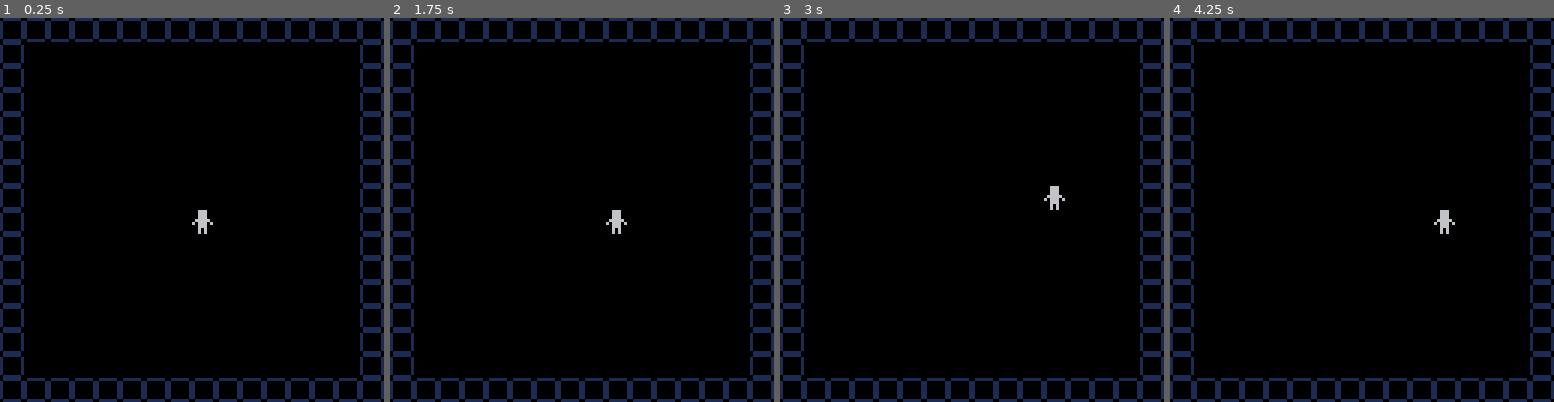
Above: before the commit, frames 1-4 (left to right).
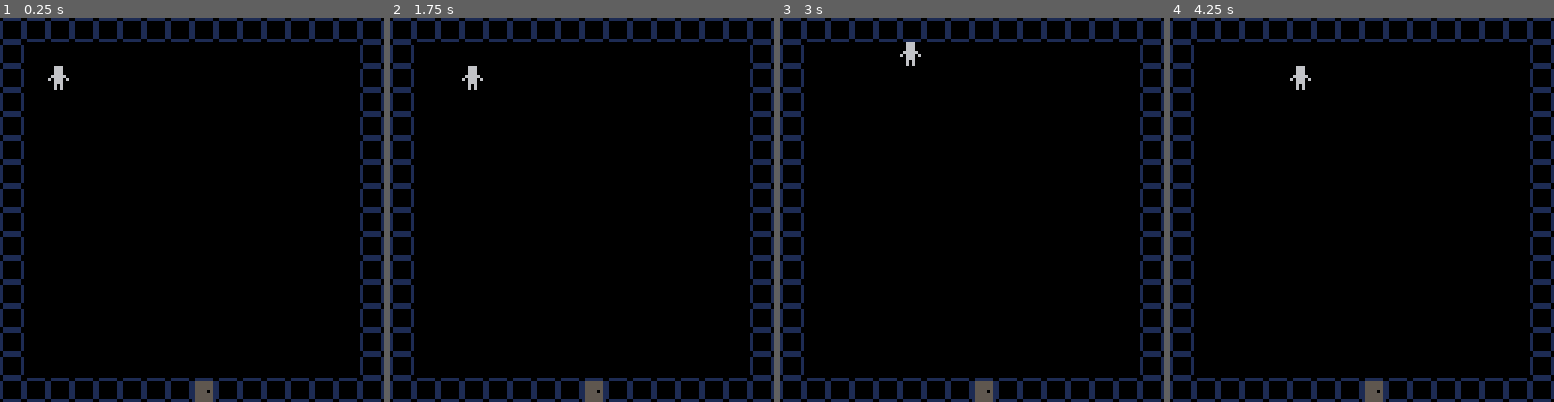
Above: after the commit, the same moments.

Repository: OmniWode/doomscroller
Game: PICO-8 cartridge doomscroller.p8
Same seed, same stepped clock (60 frames per second), same inputs: the game is played once before the commit and once after it.
Inputs:
- Up to frame 1 (0.25 s): no input
- Up to frame 2 (1.75 s): tap X (X key) at 0.33, 1.07 s; hold Right from 1.6 s (still down)
- Up to frame 3 (3 s): tap X (X key) at 1.85, 2.97 s; release Right at 2.1 s; hold Up 2.15-2.42 s; hold Right from 2.47 s (still down)
- Up to frame 4 (4.25 s): release Right at 3.03 s; hold Left 3.08-3.58 s; hold Down 3.63-3.97 s; hold Right from 4.02 s (still down); tap X (X key) at 4.08 s

The runs differ from the first frame. In frame 1, 0.6% of the frame differs, in the area x 12-57%, y 12-100%; in frame 2, 0.6%; in frame 3, 0.6%; in frame 4, 0.6%.

Commit message:
added wall collisions and door

Diff:
--- a/doomscroller.p8
+++ b/doomscroller.p8
@@ -4,21 +4,33 @@
 --doomscroller.p8
 
 function _init()
-	--map_setup()
+	map_setup()
 	make_player()
+
+	game_win=false
+	game_over=false
 end
 
 function _update()
-	--happens 30 times a second
-	handle_input()
+	if (not game_over) then
+		--update_map()
+		move_player()
+		check_win_lose()
+	else
+		if (btnp(5)) extcmd("reset")
+	end
+
 end
 
 function _draw()
-	--also happens 30 times a
-	--second, but after _update()
+
 	cls()
-	map(0,0,0,0,128,64)
-	spr(p.spr, p.x, p.y)
+	if (not game_over) then
+		draw_map()
+		draw_player()
+	else
+		draw_win_lose()
+	end
 
 	--testing ascii art
 	--print(player.ch, player.x, player.y, player.color)
@@ -26,37 +38,100 @@
 
 end
 
-function handle_input()
-	if btnp(0) then
-		p.x -= p.w
-	elseif btnp(1) then
-		p.x += p.w
-	elseif btnp(2) then
-		p.y -= p.h
-	elseif btnp(3) then
-		p.y += p.h
-	end
+-->8
+--map code
+
+function map_setup()
+	timer=0
+
+	wall=0
+	door=1
 end
+
+function draw_map()
+	map(0,0,0,0,128,64)
+end
+
+function is_tile(tile_type,x,y)
+	tile=mget(x,y)
+	has_flag=fget(tile,tile_type)
+	return has_flag
+end
+
+function can_move(x,y)
+	return not is_tile(wall,x,y)
+end
+
+-->8
+--player code
 
 function make_player()
 	p={}
-	p.x=64
-	p.y=64
+	p.x=2
+	p.y=2
 	p.w=8
 	p.h=8
 	p.spr=1
 end
 
+function draw_player()
+	spr(p.spr,p.x*p.w,p.y*p.h)
+end
+
+function move_player()
+	newx=p.x
+	newy=p.y
+
+	if (btnp(0)) newx-=1
+	if (btnp(1)) newx+=1
+	if (btnp(2)) newy-=1
+	if (btnp(3)) newy+=1
+
+	interact(newx, newy)
+
+	if (can_move(newx,newy)) then
+		p.x=mid(0,newx,127)
+		p.y=mid(0,newy,127)
+	else
+		sfx(0)
+	end
+end
+
+function interact(x,y)
+	--add cod for interactive items
+end
+
+-->8
+--win/lose code
+
+function check_win_lose()
+	if (is_tile(door,p.x,p.y)) then
+		game_win=true
+		game_over=true
+	end
+end
+
+function draw_win_lose()
+	if (game_win) then
+		print("★ you win! ★",37,64,7)
+	else
+		print("game over! :(",38,64,7)
+	end
+	print("press ❎ to play again",20,72,5)
+end
 
 __gfx__
-00000000006660000111111000000000000000000000000000000000000000000000000000000000000000000000000000000000000000000000000000000000
-00000000006660001000000100000000000000000000000000000000000000000000000000000000000000000000000000000000000000000000000000000000
-00700700006660001000000100000000000000000000000000000000000000000000000000000000000000000000000000000000000000000000000000000000
-00077000066666001000000100000000000000000000000000000000000000000000000000000000000000000000000000000000000000000000000000000000
-00077000606660601000000100000000000000000000000000000000000000000000000000000000000000000000000000000000000000000000000000000000
-00700700006660001000000100000000000000000000000000000000000000000000000000000000000000000000000000000000000000000000000000000000
-00000000006060001000000100000000000000000000000000000000000000000000000000000000000000000000000000000000000000000000000000000000
-00000000006060000111111000000000000000000000000000000000000000000000000000000000000000000000000000000000000000000000000000000000
+00000000006660000111111001111110000000000000000000000000000000000000000000000000000000000000000000000000000000000000000000000000
+00000000006660001000000115555551000000000000000000000000000000000000000000000000000000000000000000000000000000000000000000000000
+00700700006660001000000115555551000000000000000000000000000000000000000000000000000000000000000000000000000000000000000000000000
+00077000066666001000000115555551000000000000000000000000000000000000000000000000000000000000000000000000000000000000000000000000
+00077000606660601000000115555051000000000000000000000000000000000000000000000000000000000000000000000000000000000000000000000000
+00700700006660001000000115555551000000000000000000000000000000000000000000000000000000000000000000000000000000000000000000000000
+00000000006060001000000115555551000000000000000000000000000000000000000000000000000000000000000000000000000000000000000000000000
+00000000006060000111111015555551000000000000000000000000000000000000000000000000000000000000000000000000000000000000000000000000
+__gff__
+0000010200000000000000000000000000000000000000000000000000000000000000000000000000000000000000000000000000000000000000000000000000000000000000000000000000000000000000000000000000000000000000000000000000000000000000000000000000000000000000000000000000000000
+0000000000000000000000000000000000000000000000000000000000000000000000000000000000000000000000000000000000000000000000000000000000000000000000000000000000000000000000000000000000000000000000000000000000000000000000000000000000000000000000000000000000000000
 __map__
 0202020202020202020202020202020200000000000000000000000000000000000000000000000000000000000000000000000000000000000000000000000000000000000000000000000000000000000000000000000000000000000000000000000000000000000000000000000000000000000000000000000000000000
 0200000000000000000000000000000200000000000000000000000000000000000000000000000000000000000000000000000000000000000000000000000000000000000000000000000000000000000000000000000000000000000000000000000000000000000000000000000000000000000000000000000000000000
@@ -73,4 +148,4 @@
 0200000000000000000000000000000200000000000000000000000000000000000000000000000000000000000000000000000000000000000000000000000000000000000000000000000000000000000000000000000000000000000000000000000000000000000000000000000000000000000000000000000000000000
 0200000000000000000000000000000200000000000000000000000000000000000000000000000000000000000000000000000000000000000000000000000000000000000000000000000000000000000000000000000000000000000000000000000000000000000000000000000000000000000000000000000000000000
 0200000000000000000000000000000200000000000000000000000000000000000000000000000000000000000000000000000000000000000000000000000000000000000000000000000000000000000000000000000000000000000000000000000000000000000000000000000000000000000000000000000000000000
-0202020202020202020202020202020200000000000000000000000000000000000000000000000000000000000000000000000000000000000000000000000000000000000000000000000000000000000000000000000000000000000000000000000000000000000000000000000000000000000000000000000000000000
+0202020202020202030202020202020200000000000000000000000000000000000000000000000000000000000000000000000000000000000000000000000000000000000000000000000000000000000000000000000000000000000000000000000000000000000000000000000000000000000000000000000000000000
